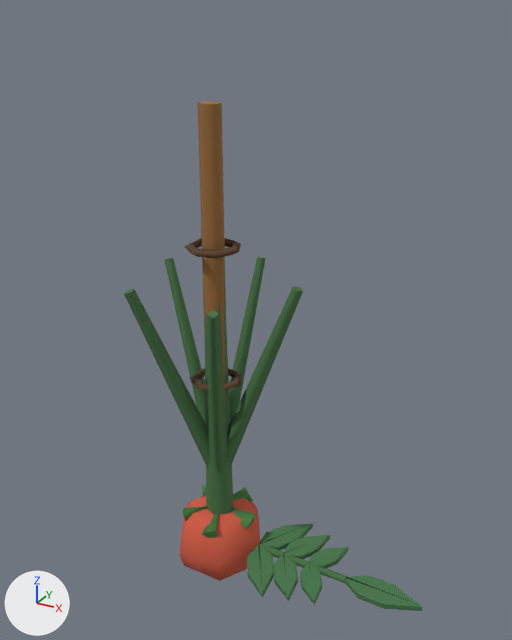
Before and after pictures for a commit that changed the glTF model examples/harvest-frontier/exports/crop/tomato.m1.glb.
The view is the same before and after, from a camera (50 mm lens) standing at (1.09, -1.71, 1.72) and looking at (0.11, 0.06, 0.83). The lights are fixed; the arrows at lower left show +X, +Y and +Z. The older version comes first. Where no turn or scale is listed for an object, it has been applied to the vertices. Vertices at exactly the same position are counted once.
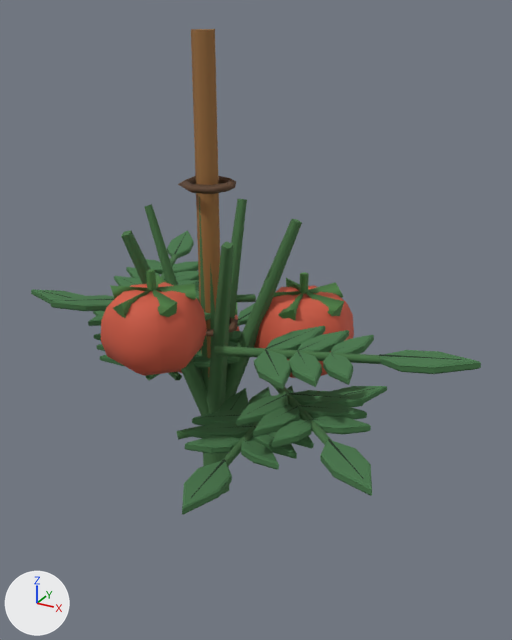
Where the newer file only moved an object's origin or applied its transform, the numbers keep the older frame.

Diff of the bpy script that builds the scene:
```diff
--- a/examples/harvest-frontier/exports/crop/tomato.m1.glb.py
+++ b/examples/harvest-frontier/exports/crop/tomato.m1.glb.py
@@ mat_tomato_palette_matte @@
+mat_tomato_palette_matte = bpy.data.materials.new('tomato-palette-matte')
+mat_tomato_palette_matte.use_nodes = True; mat_tomato_palette_matte.node_tree.nodes.clear()
+_N = mat_tomato_palette_matte.node_tree.nodes; _L = mat_tomato_palette_matte.node_tree.links
+n0 = _N.new('ShaderNodeBsdfPrincipled'); n0.name = 'Principled BSDF'
+n0.inputs[1].default_value = 0.06  # 'Metallic'
+n0.inputs[2].default_value = 0.76  # 'Roughness'
+n1 = _N.new('ShaderNodeOutputMaterial'); n1.name = 'Material Output'
+n2 = _N.new('ShaderNodeVertexColor'); n2.name = 'Color Attribute'
+_L.new(n0.outputs[0], n1.inputs[0])  # 'BSDF' to 'Surface'
+_L.new(n2.outputs[0], n0.inputs[0])  # 'Color' to 'Base Color'
@@ me_mesh_0 @@
 # used by ob_mesh_0; location = (0.007, 0.019, 0.56)
-me_mesh_0.from_pydata(...)  # 60 vertices, 104 faces; spans x -0.261..0.261, y -0.256..0.256, z -0.56..0.56
+me_mesh_0.from_pydata(...)  # 60 vertices, 104 faces; spans x -0.298..0.223, y -0.255..0.261, z -0.374..0.746
+# me_mesh_0 part 1: the whole mesh is multiplied about its middle by the matrix ((-0.916, -0.402, -0.004), (0.402, -0.916, 0.002), (-0.004, 0.0, 1.0)), then moved by (-0.04, -0.028, 0.186)
 me_mesh_0.materials.append(mat_tomato_palette_rubber)
@@ me_mesh_2_1 @@
+me_mesh_2_1.from_pydata(...)  # 399 vertices, 714 faces; spans x -0.369..0.369, y -0.399..0.399, z -0.282..0.282
+me_mesh_2_1.materials.append(mat_tomato_palette_matte)
@@ me_mesh_1_1 @@
+me_mesh_1_1.from_pydata(...)  # 2556 vertices, 3366 faces; spans x -0.83..0.83, y -0.57..0.57, z -0.21..0.21
+me_mesh_1_1.materials.append(mat_tomato_palette_rubber)
@@ ob_mesh_1 @@
-ob_mesh_1 = bpy.data.objects.new('Mesh_1', me_mesh_1)
-ob_mesh_1.location = (0.369, 0.0, 0.0)
@@ ob_mesh_2 @@
-ob_mesh_2 = bpy.data.objects.new('Mesh_2', me_mesh_2)
-ob_mesh_2.location = (0.0, 0.0, 0.028)
@@ ob_mesh_3 @@
 ob_mesh_3 = bpy.data.objects.new('Mesh_3', me_mesh_3)
-ob_mesh_3.location = (0.004, 0.0, 0.74)
+ob_mesh_3.location = (-0.012, 0.005, 0.926)
@@ ob_cropfruitinstances @@
+ob_cropfruitinstances = bpy.data.objects.new('cropFruitInstances', me_mesh_2_1)
+ob_cropfruitinstances.location = (0.005, -0.028, 0.796)
@@ ob_cropleafinstances @@
+ob_cropleafinstances = bpy.data.objects.new('cropLeafInstances', me_mesh_1_1)
+ob_cropleafinstances.location = (-0.008, -0.029, 0.717)
```

Location of each change, [x1, y1, x2, y2] in pixels of the pictures (512 x 640 px):
'cropLeafInstances', added (green): after [31, 230, 481, 515]
'Mesh_0', reshaped: before [124, 257, 303, 514]; after [121, 196, 302, 495]
'cropFruitInstances', added (red): after [101, 269, 354, 378]
'Mesh_3', moved: before [185, 101, 242, 402]; after [178, 29, 238, 377]
'Mesh_1', deleted (green): before [247, 524, 423, 611]
'Mesh_2', deleted (red): before [180, 485, 260, 581]
